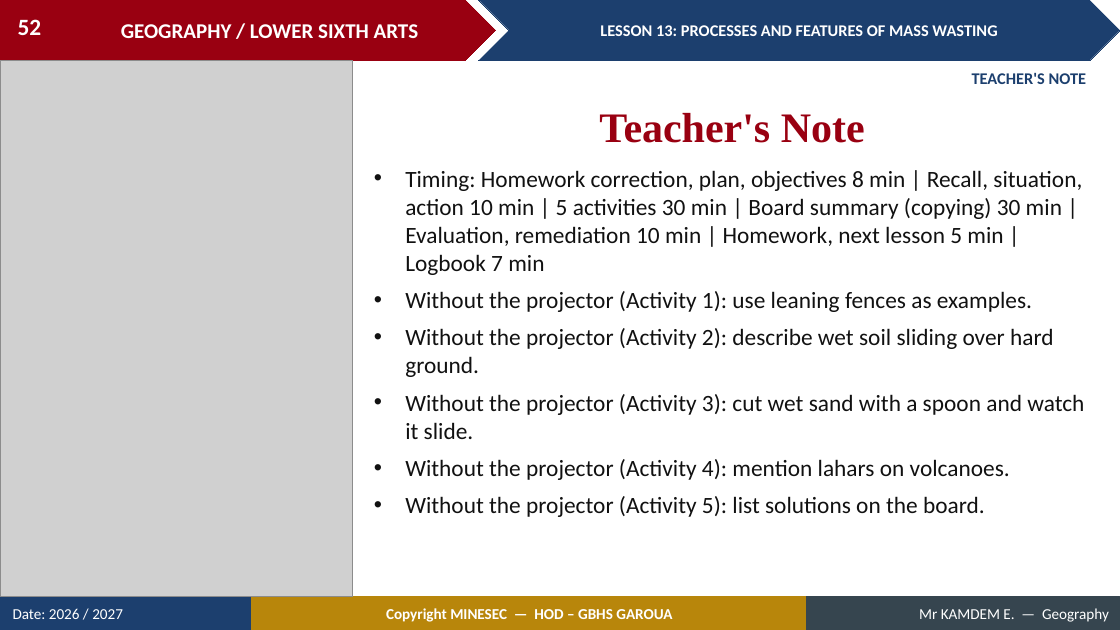
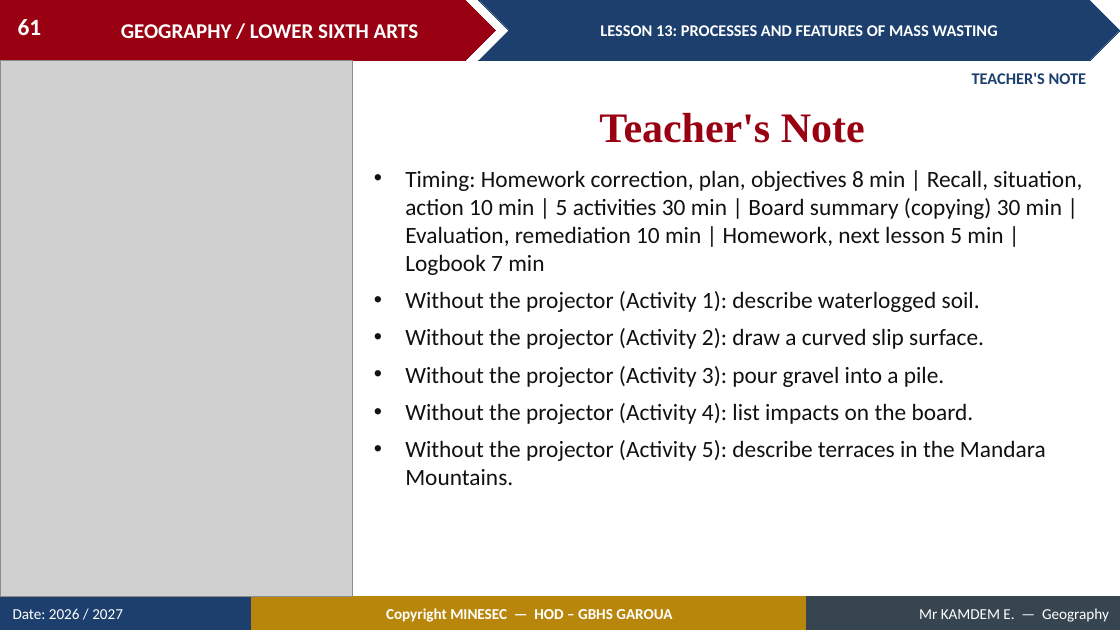
Before and after one commit to Berthautk/linea-github, a slide deck: slide 61 of lecons/LSA/Geomorphology/15_LSA_GEOMO_L13_Processes_and_Features_of_Mass_Wasting.pptx (slide 52 before the commit). Drawn at 1120x630 pixels with LibreOffice and Linux fonts; fonts in the diff are those of the drawing; grey boxes stand for pictures. Boxes give left, top, right and bottom in pixels: in the first picture for what was removed or moved away, otherwise in the second. Text is boxed around its words. In the diff, an @@ line names an element or a change of style, - is before the commit and + after.

```diff
--- a/lecons/LSA/Geomorphology/15_LSA_GEOMO_L13_Processes_and_Features_of_Mass_Wasting.pptx
+++ b/lecons/LSA/Geomorphology/15_LSA_GEOMO_L13_Processes_and_Features_of_Mass_Wasting.pptx
@@ page number at [18, 19, 42, 35]: text changed @@
-52
+61
@@ text at [405, 291, 1046, 485]: text changed @@
-• Without the projector (Activity 1): use leaning fences as examples.
-• Without the projector (Activity 2): describe wet soil sliding over hard ground.
-• Without the projector (Activity 3): cut wet sand with a spoon and watch it slide.
-• Without the projector (Activity 4): mention lahars on volcanoes.
-• Without the projector (Activity 5): list solutions on the board.
+• Without the projector (Activity 1): describe waterlogged soil.
+• Without the projector (Activity 2): draw a curved slip surface.
+• Without the projector (Activity 3): pour gravel into a pile.
+• Without the projector (Activity 4): list impacts on the board.
+• Without the projector (Activity 5): describe terraces in the Mandara Mountains.
```
Also in this commit, not shown: 36 other slides changed, 20 slides added, 10 slides removed, 52 other files.
